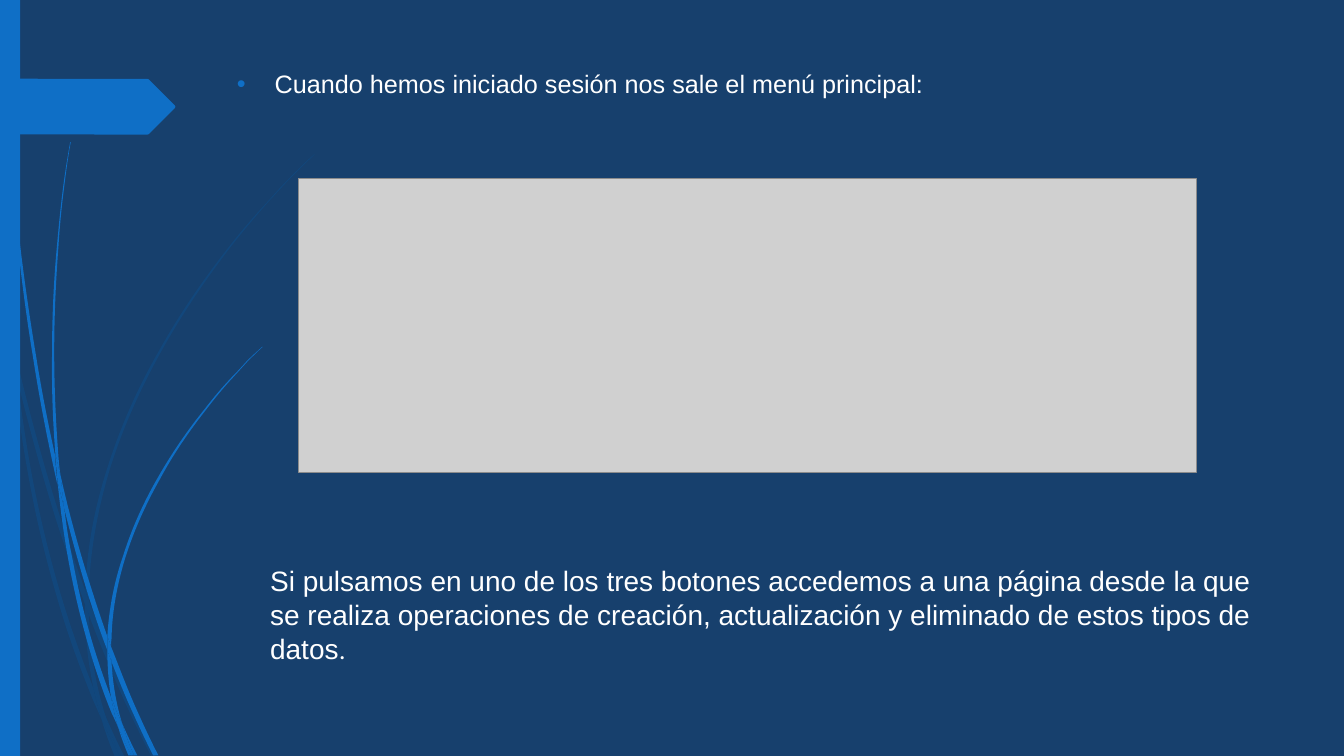
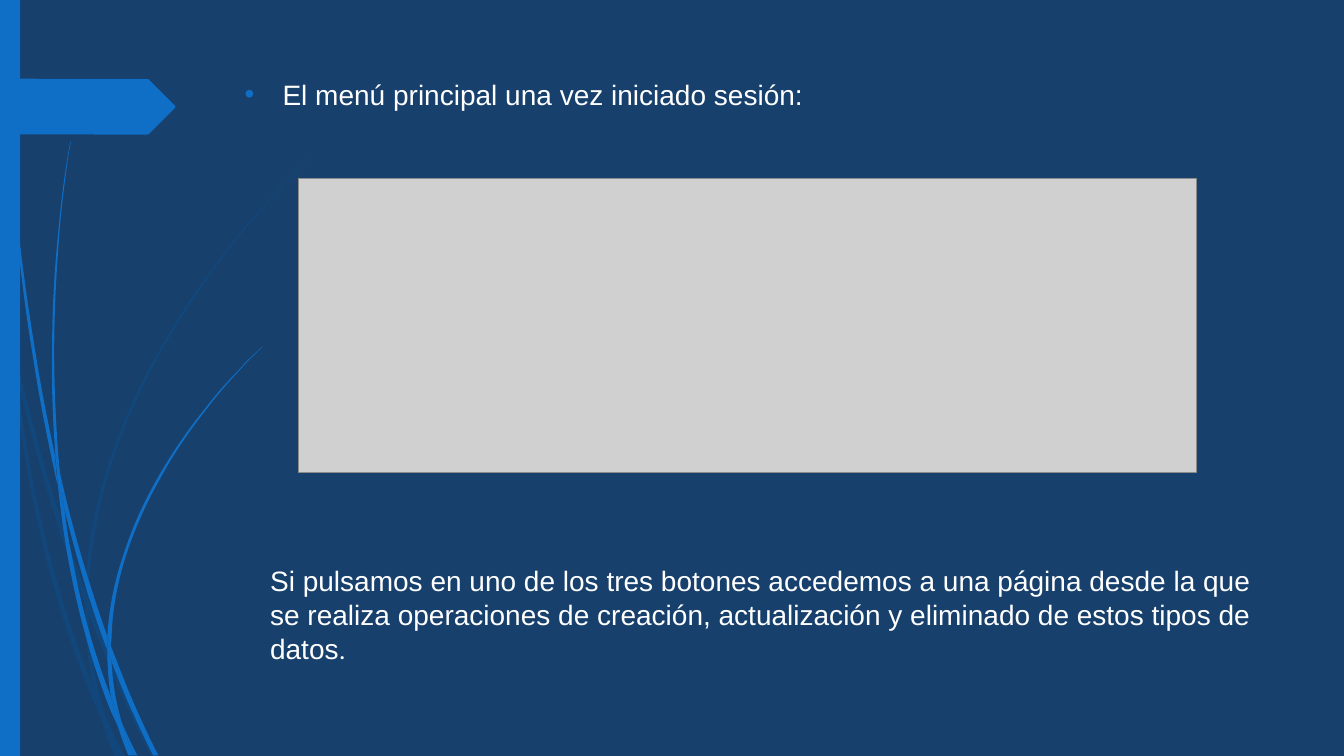
Before and after one commit to albertogmdev/ProyectoWebC-S, a slide deck: slide 4 of Presentación Web.pptx. Drawn at 1344x756 pixels with LibreOffice and Linux fonts; fonts in the diff are those of the drawing; grey boxes stand for pictures. Boxes give left, top, right and bottom in pixels: in the first picture for what was removed or moved away, otherwise in the second. Text is boxed around its words. In the diff, an @@ line names an element or a change of style, - is before the commit and + after.

```diff
--- a/Presentación Web.pptx
+++ b/Presentación Web.pptx
@@ text at (283, 84, 803, 110): text changed; size 18 to 20 pt @@
-• Cuando hemos iniciado sesión nos sale el menú principal:
+• El menú principal una vez iniciado sesión:
```
Also in this commit, not shown: 15 other slides changed.
